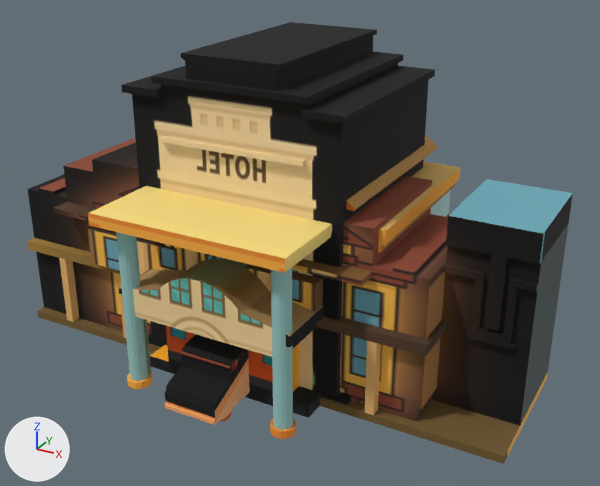
One commit to the glTF model FREEMODELS/curated/carto.glb: the scene before it, then after it.
Both versions are drawn from a 50 mm lens placed at (3.58, -5.98, 4.16), pointed at (0.28, 0.02, 1.16). Every picture has the same lights, and +X, +Y and +Z are marked at lower left. The picture after the commit comes second. Where no turn or scale is listed for an object, it has been applied to the vertices.

Objects in the first picture: 'Cube_011_Material_011_0', 'Cube_014_Material_014_0', 'Cube_015_Material_015_0', 'Cube_018_Material_018_0', 'Cube_036_Material_033_0'.
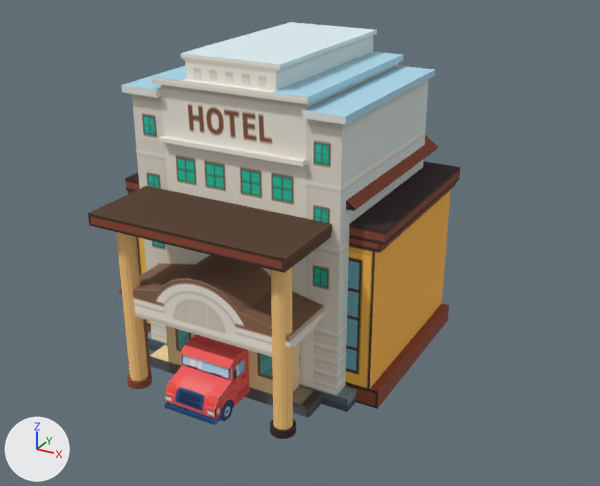
Pixel boxes (x1, y1, x2, y2) of what changed, in the pictures (600 x 486 px):
'Cube_018_Material_018_0', deleted: before (27, 138, 573, 464)
'Cube_011_Material_011_0', recoloured: (119, 22, 435, 405) in both
'Cube_015_Material_015_0', recoloured: (88, 135, 460, 439) in both
'Cube_036_Material_033_0', recoloured: (165, 334, 250, 425) in both
'Cube_014_Material_014_0', recoloured (lighter): (150, 326, 321, 418) in both

The edits, one by one:
me_sketchfab_scene_cube_015_material_015_0 has 256 vertices, 500 faces and spans x -1.28..1.3, y -1.79..0.9, z 0.01..2.58.
me_sketchfab_scene_cube_015_material_015_0 no longer uses material mat_material_1 (picture img_albedo2).
me_sketchfab_scene_cube_015_material_015_0 gains material mat_material_0 (picture img_albedo).
me_sketchfab_scene_cube_036_material_033_0 has 330 vertices, 646 faces and spans x -0.26..0.24, y -1.38..1.37, z 0.0..0.73.
me_sketchfab_scene_cube_036_material_033_0 no longer uses material mat_material_4 (picture img_albedo5).
me_sketchfab_scene_cube_036_material_033_0 gains material mat_material_3 (picture img_albedo4).
me_sketchfab_scene_cube_011_material_011_0 has 181 vertices, 350 faces and spans x -1.06..1.11, y -1.71..0.62, z -0.01..2.88.
me_sketchfab_scene_cube_011_material_011_0 no longer uses material mat_material_21 (picture img_albedo22).
me_sketchfab_scene_cube_011_material_011_0 gains material mat_material_20 (picture img_albedo21).
me_sketchfab_scene_cube_014_material_014_0 has 100 vertices, 196 faces and spans x -0.84..0.84, y -1.16..0.5, z 0.0..2.52.
me_sketchfab_scene_cube_014_material_014_0 no longer uses material mat_material_22 (picture img_albedo23).
me_sketchfab_scene_cube_014_material_014_0 gains material mat_material_21 (picture img_albedo22).
Object 'Cube_018_Material_018_0' (ob_cube_018_material_018_0) is deleted.
